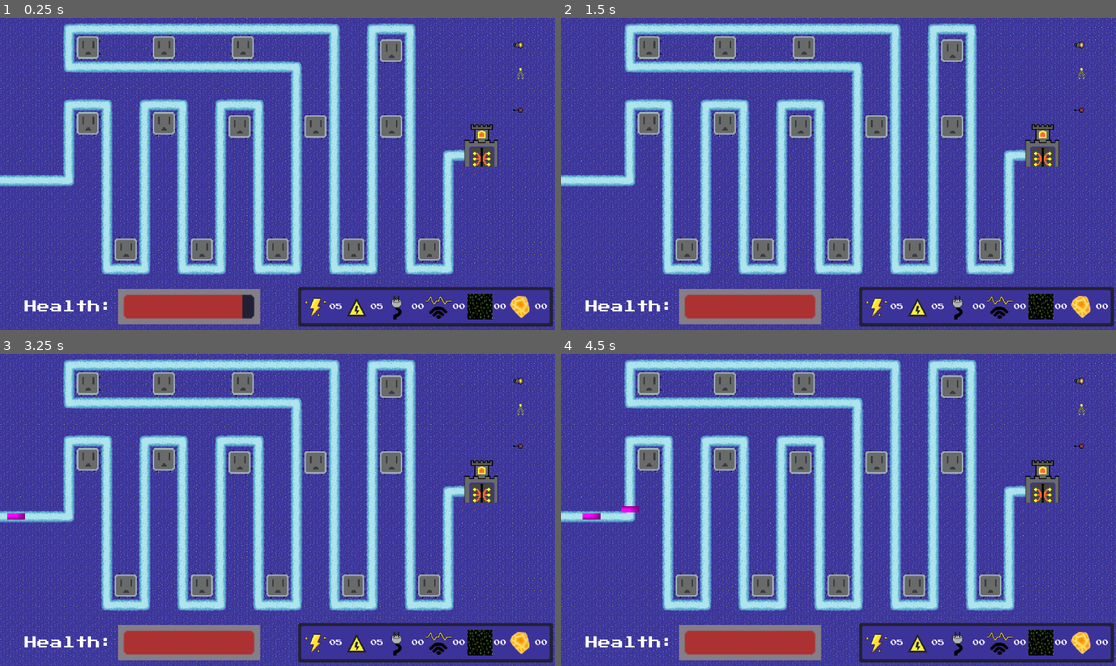
Above: before the commit, frames 1-4 (two rows, left to right).
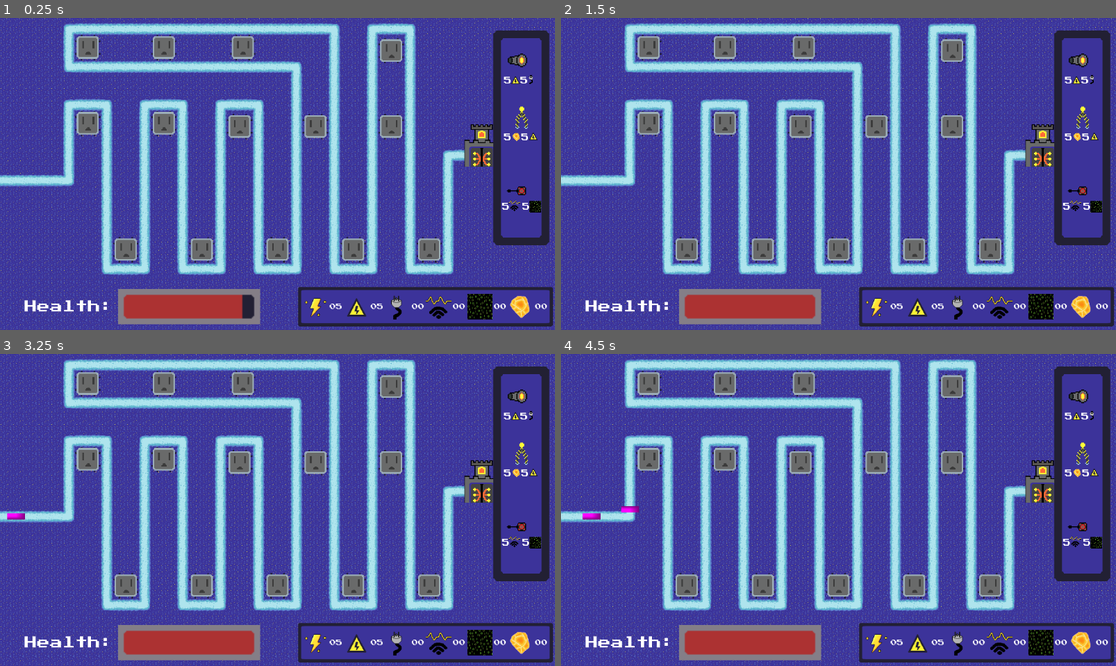
Above: after the commit, the same moments.

Repository: CalebJoines/Computer-Castle
Game: Godot game, scene res://Scenes/game.tscn
Two runs of this game, one before a commit and one after it. Both use one fixed random seed, a clock stepped at 60 frames per second and the inputs below. This scene is started directly instead of the project's main scene. Sound files missing from this copy of the repository are replaced by a short silence.
Inputs (mouse positions are in pixels of both pictures, inside the frame that each line leads up to; where the layout moved, square brackets give the same spot in the first picture):
- Up to frame 1 (0.25 s): no input
- Up to frame 2 (1.5 s): click (1082, 61) [1082, 46] at 0.5 s; click (1082, 127) [1082, 77] at 1.25 s
- Up to frame 3 (3.25 s): click (521, 528) [521, 447] at 2 s; click (521, 397) [521, 382] at 2.75 s
- Up to frame 4 (4.5 s): click (1082, 463) [1082, 413] at 3.5 s; click (1082, 528) [1082, 447] at 4.25 s

The runs differ from the first frame. In frame 1, 3.3% of the frame differs, in the area x 88-99%, y 4-73%; in frame 2, 3.3%; in frame 3, 3.3%; in frame 4, 3.3%.

Commit message:
added simple sprites and fixed created tower background menu

Diff:
--- a/computer-castle-/Scenes/game.tscn
+++ b/computer-castle-/Scenes/game.tscn
@@ -82,9 +82,9 @@
 [node name="CanvasLayer" type="CanvasLayer" parent="." unique_id=23494926]
 
 [node name="TowerMenu" parent="CanvasLayer" unique_id=1471395188 instance=ExtResource("5_i6g32")]
-offset_left = 1048.0
+offset_left = 1018.0
 offset_top = 24.0
-offset_right = 1112.0
+offset_right = 1082.0
 offset_bottom = 88.0
 base_tower_scene = ExtResource("5_o5yvi")
 available_towers = Array[ExtResource("6_rfjv2")]([ExtResource("7_1phco"), ExtResource("8_1phco"), ExtResource("9_nb51f")])
@@ -154,11 +154,12 @@
 autoplay = true
 script = ExtResource("10_ldgsr")
 
-[node name="Sprite2D" type="Sprite2D" parent="." unique_id=1019861744]
+[node name="Castle" type="Sprite2D" parent="." unique_id=1019861744]
 texture_filter = 1
 position = Vector2(1093, 246)
 scale = Vector2(2, 2)
 texture = ExtResource("15_nb51f")
+
 [node name="HealthBar" parent="." unique_id=1281284264 instance=ExtResource("16_nnt18")]
 position = Vector2(184, 296)
 
--- a/computer-castle-/Scenes/gamelevel2.tscn
+++ b/computer-castle-/Scenes/gamelevel2.tscn
@@ -3,27 +3,20 @@
 [ext_resource type="Texture2D" uid="uid://bt8o3twbusjci" path="res://Sprites/Environment Sprites/Paths Spritesheet.png" id="1_x8tt7"]
 [ext_resource type="Texture2D" uid="uid://brudjts5cxjux" path="res://Sprites/Environment Sprites/outlet tile.png" id="2_3a15e"]
 [ext_resource type="Texture2D" uid="uid://iiaq2qphee8c" path="res://Sprites/Environment Sprites/Environment Extended.png" id="3_nqx48"]
-[ext_resource type="PackedScene" path="res://Scenes/tower_menu.tscn" id="4_756xa"]
-[ext_resource type="PackedScene" uid="uid://1wmo8smiwhii" path="res://Scenes/tower_slot_area.tscn" id="5_h6ihr"]
-[ext_resource type="PackedScene" path="res://Scenes/spawner.tscn" id="6_dadt0"]
-[ext_resource type="Resource" uid="uid://1exdepnf04vf" path="res://Resources/Level1.tres" id="7_mqikh"]
-[ext_resource type="PackedScene" path="res://Scenes/Resource_Counters.tscn" id="8_umlxw"]
-[ext_resource type="AudioStream" uid="uid://blo3a7o51jgwe" path="res://Audio/Music/TD_Theme.mp3" id="9_rwvjd"]
-[ext_resource type="Script" uid="uid://c6juqreprpeo" path="res://Scripts/songreplayTD.gd" id="10_k8ihs"]
-[ext_resource type="Texture2D" uid="uid://c50vrfv4ucf3l" path="res://Sprites/Environment Sprites/Castle.png" id="11_3a15e"]
 [ext_resource type="PackedScene" uid="uid://27okq7sh52dx" path="res://Scenes/tower_menu.tscn" id="4_756xa"]
 [ext_resource type="PackedScene" uid="uid://dpup33lh2kg7o" path="res://Scenes/test_tower_area.tscn" id="5_dadt0"]
 [ext_resource type="PackedScene" uid="uid://1wmo8smiwhii" path="res://Scenes/tower_slot_area.tscn" id="5_h6ihr"]
-[ext_resource type="PackedScene" uid="uid://evmuvp8nw6ds" path="res://Scenes/spawner.tscn" id="6_dadt0"]
+[ext_resource type="PackedScene" path="res://Scenes/spawner.tscn" id="6_dadt0"]
 [ext_resource type="Script" uid="uid://bf8gsn65re6v6" path="res://Resources/TowerData.gd" id="6_mqikh"]
 [ext_resource type="Resource" uid="uid://1exdepnf04vf" path="res://Resources/Level1.tres" id="7_mqikh"]
 [ext_resource type="Resource" uid="uid://jqvtyn35lgeb" path="res://Resources/CannonTower.tres" id="7_umlxw"]
 [ext_resource type="Resource" uid="uid://cocr72ktjlim7" path="res://Resources/TeslaTower.tres" id="8_rwvjd"]
-[ext_resource type="PackedScene" uid="uid://cw0ib1cqjj7p" path="res://Scenes/Resource_Counters.tscn" id="8_umlxw"]
+[ext_resource type="PackedScene" path="res://Scenes/Resource_Counters.tscn" id="8_umlxw"]
 [ext_resource type="Resource" uid="uid://br2jvnrfy7mje" path="res://Resources/SniperTower.tres" id="9_k8ihs"]
 [ext_resource type="AudioStream" uid="uid://blo3a7o51jgwe" path="res://Audio/Music/TD_Theme.mp3" id="9_rwvjd"]
 [ext_resource type="Script" uid="uid://c6juqreprpeo" path="res://Scripts/songreplayTD.gd" id="10_k8ihs"]
 [ext_resource type="PackedScene" uid="uid://cn4klwgwskljm" path="res://Scenes/Healthbar.tscn" id="11_3a15e"]
+[ext_resource type="Texture2D" uid="uid://c50vrfv4ucf3l" path="res://Sprites/Environment Sprites/Castle.png" id="17_umlxw"]
 
 [sub_resource type="TileSetAtlasSource" id="TileSetAtlasSource_3dryh"]
 texture = ExtResource("1_x8tt7")
@@ -89,10 +82,10 @@
 [node name="CanvasLayer" type="CanvasLayer" parent="." unique_id=23494926]
 
 [node name="TowerMenu" parent="CanvasLayer" unique_id=1471395188 instance=ExtResource("4_756xa")]
-offset_left = 1048.0
-offset_top = 24.0
-offset_right = 1112.0
-offset_bottom = 88.0
+offset_left = 1024.0
+offset_top = 22.0
+offset_right = 1088.0
+offset_bottom = 86.0
 base_tower_scene = ExtResource("5_dadt0")
 available_towers = Array[ExtResource("6_mqikh")]([ExtResource("7_umlxw"), ExtResource("8_rwvjd"), ExtResource("9_k8ihs")])
 
@@ -165,9 +158,15 @@
 texture_filter = 1
 position = Vector2(1108, 214)
 scale = Vector2(2, 2)
-texture = ExtResource("11_3a15e")
+
 [node name="HealthBar" parent="." unique_id=1281284264 instance=ExtResource("11_3a15e")]
 position = Vector2(184, 296)
 
+[node name="Castle" type="Sprite2D" parent="." unique_id=99836703]
+texture_filter = 1
+position = Vector2(1103, 215)
+scale = Vector2(2, 2)
+texture = ExtResource("17_umlxw")
+
 [connection signal="finished" from="AudioStreamPlayer2D" to="CanvasLayer/TowerMenu" method="_on_audio_stream_player_2d_finished"]
 [connection signal="finished" from="AudioStreamPlayer2D" to="AudioStreamPlayer2D" method="_on_finished"]
--- a/computer-castle-/Scenes/gamelevel3.tscn
+++ b/computer-castle-/Scenes/gamelevel3.tscn
@@ -3,15 +3,15 @@
 [ext_resource type="Texture2D" uid="uid://bt8o3twbusjci" path="res://Sprites/Environment Sprites/Paths Spritesheet.png" id="1_vfng6"]
 [ext_resource type="Texture2D" uid="uid://brudjts5cxjux" path="res://Sprites/Environment Sprites/outlet tile.png" id="2_13tbd"]
 [ext_resource type="Texture2D" uid="uid://iiaq2qphee8c" path="res://Sprites/Environment Sprites/Environment Extended.png" id="3_2u2m6"]
-[ext_resource type="PackedScene" path="res://Scenes/tower_menu.tscn" id="4_0ixk2"]
+[ext_resource type="PackedScene" uid="uid://27okq7sh52dx" path="res://Scenes/tower_menu.tscn" id="4_0ixk2"]
 [ext_resource type="PackedScene" uid="uid://1wmo8smiwhii" path="res://Scenes/tower_slot_area.tscn" id="5_tkswy"]
 [ext_resource type="PackedScene" path="res://Scenes/spawner.tscn" id="6_r55dq"]
 [ext_resource type="Resource" uid="uid://1exdepnf04vf" path="res://Resources/Level1.tres" id="7_2sahm"]
 [ext_resource type="PackedScene" path="res://Scenes/Resource_Counters.tscn" id="8_pqnnw"]
 [ext_resource type="AudioStream" uid="uid://blo3a7o51jgwe" path="res://Audio/Music/TD_Theme.mp3" id="9_uovhl"]
 [ext_resource type="Script" uid="uid://c6juqreprpeo" path="res://Scripts/songreplayTD.gd" id="10_lsjxf"]
-[ext_resource type="Texture2D" uid="uid://c50vrfv4ucf3l" path="res://Sprites/Environment Sprites/Castle.png" id="11_13tbd"]
 [ext_resource type="PackedScene" uid="uid://cn4klwgwskljm" path="res://Scenes/Healthbar.tscn" id="11_13tbd"]
+[ext_resource type="Texture2D" uid="uid://c50vrfv4ucf3l" path="res://Sprites/Environment Sprites/Castle.png" id="12_2u2m6"]
 
 [sub_resource type="TileSetAtlasSource" id="TileSetAtlasSource_3dryh"]
 texture = ExtResource("1_vfng6")
@@ -77,9 +77,9 @@
 [node name="CanvasLayer" type="CanvasLayer" parent="." unique_id=23494926]
 
 [node name="TowerMenu" parent="CanvasLayer" unique_id=1471395188 instance=ExtResource("4_0ixk2")]
-offset_left = 1048.0
+offset_left = 1023.0
 offset_top = 24.0
-offset_right = 1112.0
+offset_right = 1087.0
 offset_bottom = 88.0
 
 [node name="towerslots" type="Node" parent="." unique_id=595770103]
@@ -151,9 +151,15 @@
 texture_filter = 1
 position = Vector2(1097, 211)
 scale = Vector2(2, 2)
-texture = ExtResource("11_13tbd")
+
 [node name="HealthBar" parent="." unique_id=1281284264 instance=ExtResource("11_13tbd")]
 position = Vector2(184, 296)
 
+[node name="Castle" type="Sprite2D" parent="." unique_id=1033068467]
+texture_filter = 1
+position = Vector2(1100, 209)
+scale = Vector2(2, 2)
+texture = ExtResource("12_2u2m6")
+
 [connection signal="finished" from="AudioStreamPlayer2D" to="CanvasLayer/TowerMenu" method="_on_audio_stream_player_2d_finished"]
 [connection signal="finished" from="AudioStreamPlayer2D" to="AudioStreamPlayer2D" method="_on_finished"]
--- a/computer-castle-/Scenes/tower_menu.tscn
+++ b/computer-castle-/Scenes/tower_menu.tscn
@@ -2,20 +2,43 @@
 
 [ext_resource type="Script" uid="uid://cyeowlutw7fu1" path="res://Scripts/tower_menu.gd" id="1_on2a2"]
 [ext_resource type="Texture2D" uid="uid://baeqhpdx2nv24" path="res://Sprites/Tower Sprites/cannon-tower-sprite.png" id="2_i8h0h"]
+[ext_resource type="Texture2D" uid="uid://df2cqh08gmays" path="res://Sprites/menuSprites/simple_background_stretchable.png" id="2_uyk5o"]
 [ext_resource type="Texture2D" uid="uid://duc3by1belo28" path="res://Sprites/Tower Sprites/tezla-tower-sprite.png" id="3_71s0o"]
 [ext_resource type="Texture2D" uid="uid://ddq7iewrrhqqa" path="res://Sprites/Tower Sprites/Sniper-Tower.png" id="4_71s0o"]
+[ext_resource type="Texture2D" uid="uid://dhitel0oagl54" path="res://Sprites/ResourceSprites/volts.png" id="6_tcynq"]
+[ext_resource type="Texture2D" uid="uid://crtdr2frnms0k" path="res://Sprites/ResourceSprites/circuit-export.png" id="7_aa08k"]
+[ext_resource type="FontFile" uid="uid://b888lr52k04li" path="res://Fonts/PressStart2P-Regular.ttf" id="8_ydo0e"]
+[ext_resource type="Texture2D" uid="uid://bekw3fgtjbpjh" path="res://Sprites/ResourceSprites/ai_cores.png" id="9_o5l6a"]
+[ext_resource type="Texture2D" uid="uid://b78lay1d02mx5" path="res://Sprites/ResourceSprites/Bandwidth.png" id="10_2c1vl"]
+[ext_resource type="Texture2D" uid="uid://c5tbksqfq33g4" path="res://Sprites/ResourceSprites/Data.png" id="11_b5roc"]
 
 [node name="TowerMenu" type="Control" unique_id=1471395188]
 layout_mode = 3
 anchors_preset = 0
-offset_right = 64.0
-offset_bottom = 64.0
+offset_right = 80.0
+offset_bottom = 80.0
+scale = Vector2(2, 2)
 script = ExtResource("1_on2a2")
+
+[node name="NinePatchRect" type="NinePatchRect" parent="." unique_id=1942973742]
+process_mode = 4
+texture_filter = 1
+layout_mode = 0
+offset_left = 3.0
+offset_top = 1.0
+offset_right = 61.0
+offset_bottom = 224.0
+texture = ExtResource("2_uyk5o")
+region_rect = Rect2(0, 0, 64, 64)
+patch_margin_left = 10
+patch_margin_top = 10
+patch_margin_right = 10
+patch_margin_bottom = 10
 
 [node name="VBoxContainer" type="VBoxContainer" parent="." unique_id=1871581944]
 layout_mode = 0
-offset_right = 40.0
-offset_bottom = 40.0
+offset_right = 64.0
+offset_bottom = 200.0
 
 [node name="TowerButon" type="TextureButton" parent="VBoxContainer" unique_id=1118031082]
 texture_filter = 1
@@ -35,6 +58,113 @@
 action_mode = 0
 texture_normal = ExtResource("4_71s0o")
 
+[node name="Volts" type="Sprite2D" parent="." unique_id=1617269621]
+texture_filter = 1
+position = Vector2(26, 52)
+scale = Vector2(0.18749997, 0.18749997)
+texture = ExtResource("6_tcynq")
+
+[node name="CableSymbol" type="Sprite2D" parent="." unique_id=1257129016]
+texture_filter = 1
+position = Vector2(42.5, 51.5)
+scale = Vector2(0.16406268, 0.16406268)
+texture = ExtResource("7_aa08k")
+
+[node name="5" type="RichTextLabel" parent="." unique_id=525923886]
+texture_filter = 1
+texture_repeat = 1
+layout_mode = 0
+offset_left = 13.5
+offset_top = 48.5
+offset_right = 22.5
+offset_bottom = 56.5
+theme_override_fonts/normal_font = ExtResource("8_ydo0e")
+theme_override_font_sizes/normal_font_size = 8
+text = "5"
+
+[node name="Sprite2D" type="Sprite2D" parent="." unique_id=2031461454]
+position = Vector2(27.000002, 111.5)
+scale = Vector2(0.1523438, 0.1523438)
+texture = ExtResource("9_o5l6a")
+
+[node name="Volts2" type="Sprite2D" parent="." unique_id=1562997169]
+texture_filter = 1
+position = Vector2(44.500004, 110.50001)
+scale = Vector2(0.18749997, 0.18749997)
+texture = ExtResource("6_tcynq")
+
+[node name="Volts3" type="Sprite2D" parent="." unique_id=545715020]
+texture_filter = 1
+position = Vector2(25.000002, 182.50002)
+scale = Vector2(0.18749997, 0.18749997)
+texture = ExtResource("10_2c1vl")
+
+[node name="Volts4" type="Sprite2D" parent="." unique_id=533779539]
+texture_filter = 1
+position = Vector2(46.500004, 184)
+scale = Vector2(0.18749997, 0.18749997)
+texture = ExtResource("11_b5roc")
+
+[node name="6" type="RichTextLabel" parent="." unique_id=1640461631]
+texture_filter = 1
+texture_repeat = 1
+layout_mode = 0
+offset_left = 31.0
+offset_top = 48.5
+offset_right = 40.0
+offset_bottom = 56.5
+theme_override_fonts/normal_font = ExtResource("8_ydo0e")
+theme_override_font_sizes/normal_font_size = 8
+text = "5"
+
+[node name="7" type="RichTextLabel" parent="." unique_id=599585175]
+texture_filter = 1
+texture_repeat = 1
+layout_mode = 0
+offset_left = 13.5
+offset_top = 107.5
+offset_right = 22.5
+offset_bottom = 115.5
+theme_override_fonts/normal_font = ExtResource("8_ydo0e")
+theme_override_font_sizes/normal_font_size = 8
+text = "5"
+
+[node name="8" type="RichTextLabel" parent="." unique_id=1422668589]
+texture_filter = 1
+texture_repeat = 1
+layout_mode = 0
+offset_left = 32.0
+offset_top = 107.5
+offset_right = 41.0
+offset_bottom = 115.5
+theme_override_fonts/normal_font = ExtResource("8_ydo0e")
+theme_override_font_sizes/normal_font_size = 8
+text = "5"
+
+[node name="9" type="RichTextLabel" parent="." unique_id=1815666837]
+texture_filter = 1
+texture_repeat = 1
+layout_mode = 0
+offset_left = 12.0
+offset_top = 179.5
+offset_right = 21.0
+offset_bottom = 187.5
+theme_override_fonts/normal_font = ExtResource("8_ydo0e")
+theme_override_font_sizes/normal_font_size = 8
+text = "5"
+
+[node name="10" type="RichTextLabel" parent="." unique_id=1574936514]
+texture_filter = 1
+texture_repeat = 1
+layout_mode = 0
+offset_left = 32.5
+offset_top = 180.0
+offset_right = 41.5
+offset_bottom = 188.0
+theme_override_fonts/normal_font = ExtResource("8_ydo0e")
+theme_override_font_sizes/normal_font_size = 8
+text = "5"
+
 [connection signal="pressed" from="VBoxContainer/TowerButon" to="." method="_on_cannon_tower_buton_pressed"]
 [connection signal="pressed" from="VBoxContainer/TowerButon2" to="." method="_on_tesla_tower_buton_pressed"]
 [connection signal="pressed" from="VBoxContainer/TowerButon3" to="." method="_on_sniper_tower_buton_pressed"]
Not shown: 2 places in computer-castle-/Scenes/game.tscn that only renumber resources
